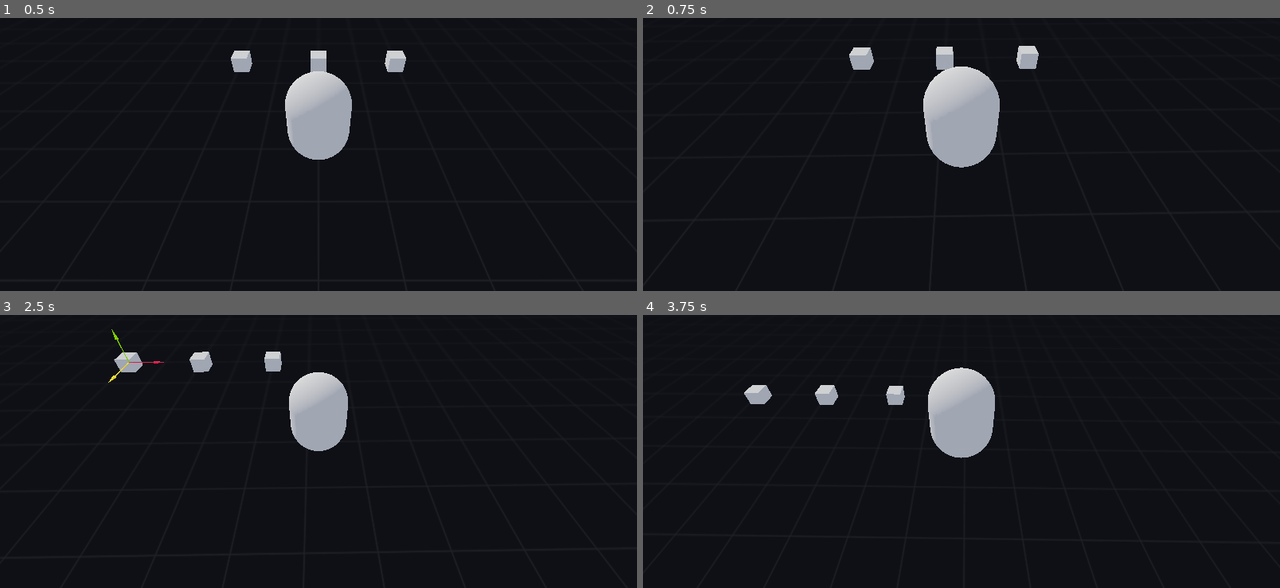
Above: before the commit, frames 1-4 (two rows, left to right).
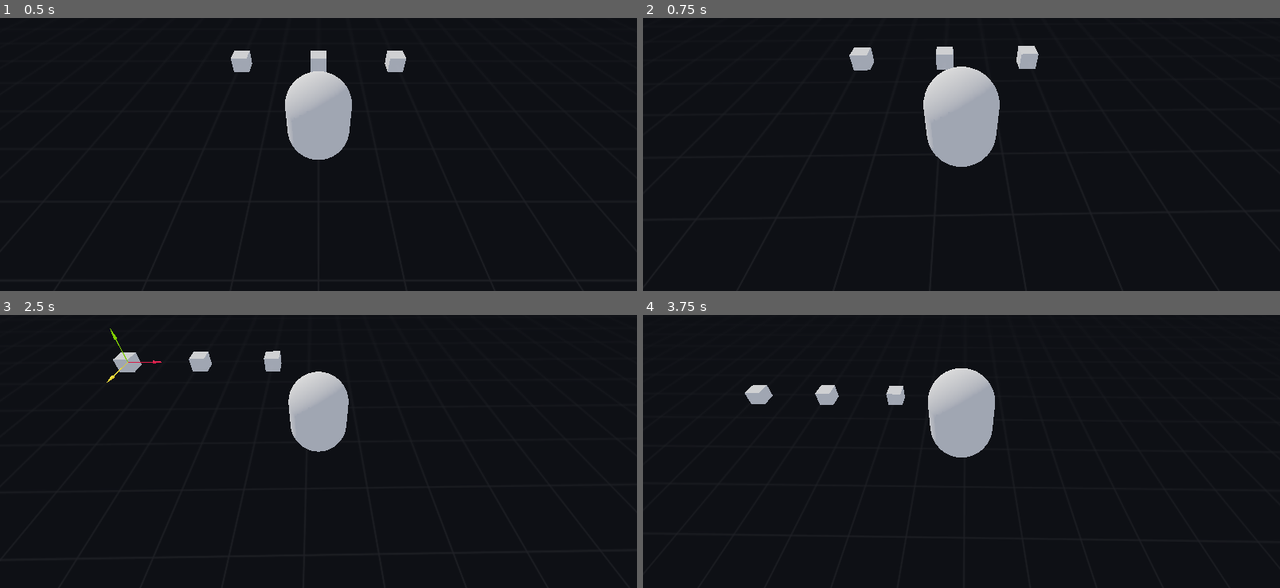
Above: after the commit, the same moments.

Repository: nickyvanurk/game-prototypes
Game: Godot game, scene res://world/world.tscn
The game is run twice, just before and just after one commit, with the same random seed, the same clock (stepped at 60 frames per second) and the same inputs.
Inputs (mouse positions are in pixels of both pictures, inside the frame that each line leads up to):
- Up to frame 1 (0.5 s): no input
- Up to frame 2 (0.75 s): tap Enter at 0.5 s; move the mouse to (1101, 86) at 0.52 s; hold D (move_right) from 0.53 s (still down); hold Mouse wheel up (zoom_in) from 0.53 s (still down); click (1101, 86) at 0.67 s
- Up to frame 3 (2.5 s): tap Space (jump) at 0.77 s; tap Mouse wheel down (zoom_out) at 0.8, 2.3 s; release D (move_right) at 1.25 s; release Mouse wheel up (zoom_in) at 1.25 s; drag from (191, 421) to (286, 476) at 1.27 s; move the mouse to (382, 320) at 2.02 s; hold D (move_right) from 2.03 s (still down); hold Right mouse button (rotate_camera) from 2.03 s (still down)
- Up to frame 4 (3.75 s): release D (move_right) at 2.75 s; release Right mouse button (rotate_camera) at 2.75 s; drag from (929, 476) to (770, 345) at 2.77 s; tap Space (jump) at 3.5 s; move the mouse to (1152, 456) at 3.52 s; hold A (move_left) from 3.53 s (still down); hold Mouse wheel up (zoom_in) from 3.53 s (still down)

Frame 1 is identical in both runs. In frame 2, less than 0.1% of the frame differs, in the area x 32-63%, y 10-55%; in frame 3, 0.2%, in the area x 16-55%, y 4-51%; in frame 4, less than 0.1%.

Commit message:
Add smooth zoom animation

Diff:
--- a/orbit-controls/player/camera_pivot.gd
+++ b/orbit-controls/player/camera_pivot.gd
@@ -11,6 +11,7 @@
 
 onready var parent = get_parent()
 onready var camera_boom = $CameraBoom
+onready var tween = $Tween
 
 var zoom_level = 1.0 setget set_zoom_level
 
@@ -31,4 +32,13 @@
 
 func set_zoom_level(value):
 	zoom_level = clamp(value, min_zoom, max_zoom)
-	camera_boom.spring_length = zoom_level
+	tween.interpolate_property(
+		camera_boom,
+		"spring_length",
+		camera_boom.spring_length,
+		zoom_level,
+		zoom_duration,
+		Tween.TRANS_SINE,
+		Tween.EASE_OUT
+	)
+	tween.start()
--- a/orbit-controls/player/player.tscn
+++ b/orbit-controls/player/player.tscn
@@ -27,6 +27,8 @@
 
 [node name="CameraMount" type="Position3D" parent="CameraPivot/CameraBoom"]
 
+[node name="Tween" type="Tween" parent="CameraPivot"]
+
 [node name="MeshInstance" type="MeshInstance" parent="."]
 transform = Transform( 0.5, 0, 0, 0, -2.18557e-08, -0.5, 0, 0.5, -2.18557e-08, 0, 0.75, 0 )
 mesh = SubResource( 1 )
